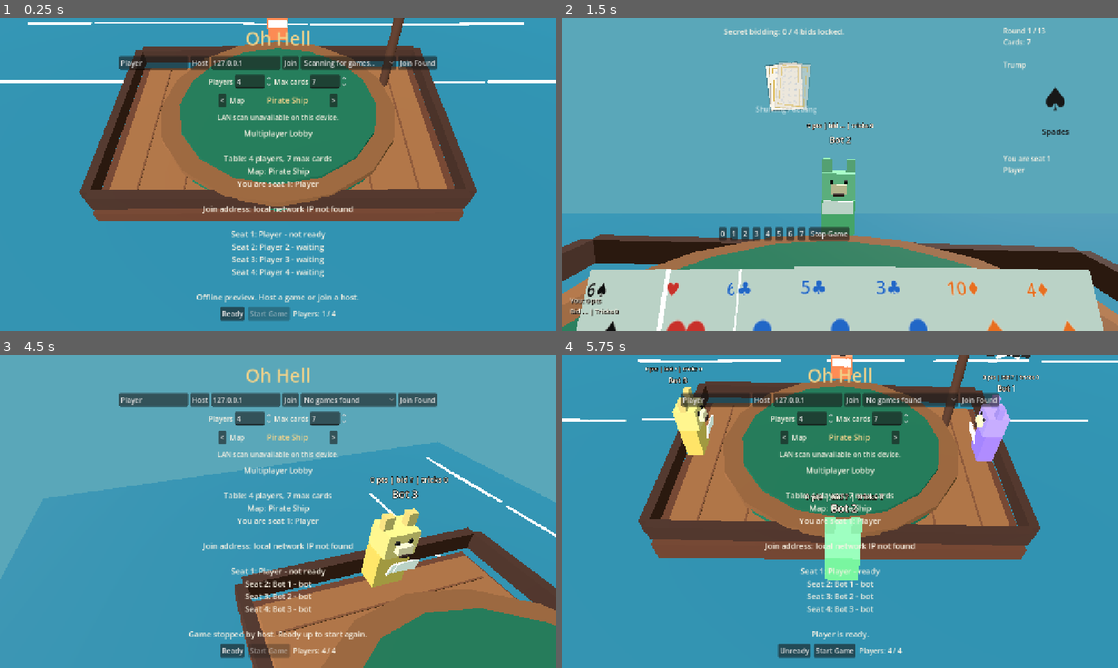
Above: before the commit, frames 1-4 (two rows, left to right).
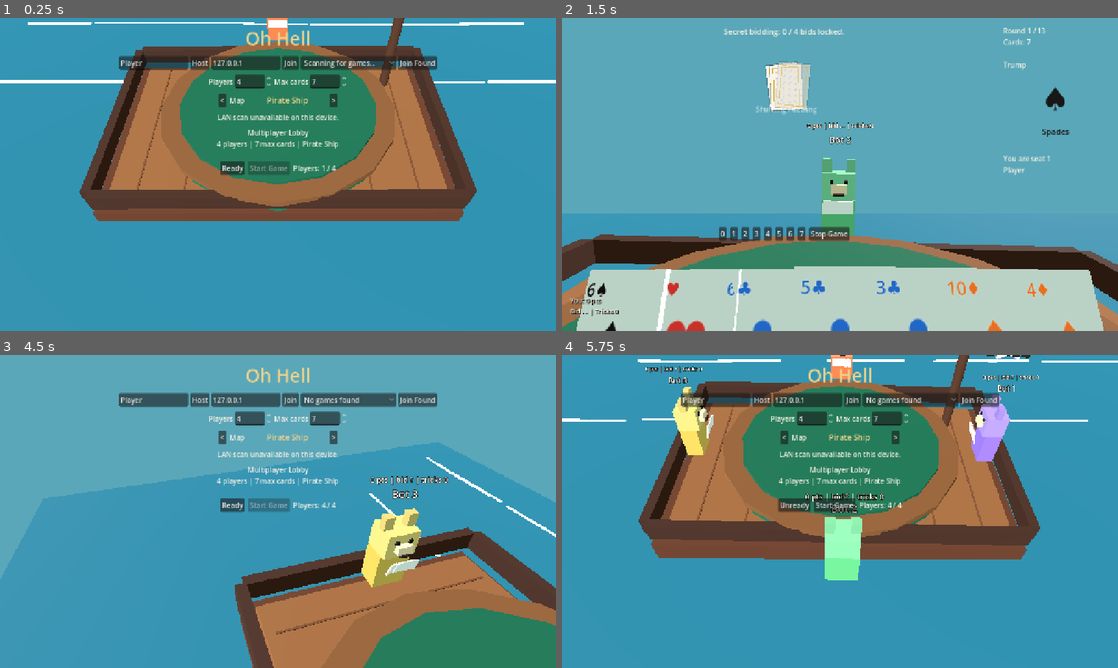
Above: after the commit, the same moments.

Repository: JordanOakFox/oh-hell-godot
Game: Godot game, scene res://scenes/main.tscn
The game is run twice, just before and just after one commit, with the same random seed, the same clock (stepped at 60 frames per second) and the same inputs.
Inputs (mouse positions are in pixels of both pictures, inside the frame that each line leads up to):
- Up to frame 1 (0.25 s): no input
- Up to frame 2 (1.5 s): click "Ready" at 0.5 s; click "Start Game" at 1.25 s
- Up to frame 3 (4.5 s): click "0" at 2 s; tap Enter at 2.75 s; move the mouse to (400, 495) at 2.77 s; tap E at 2.85, 3.6 s; click (400, 495) at 2.92 s; move the mouse to (250, 511) at 3.52 s; click (250, 511) at 3.67 s; click "Stop Game" at 4.25 s
- Up to frame 4 (5.75 s): click "Ready" at 5 s

The runs differ from the first frame. In frame 1, 3.3% of the frame differs, in the area x 35-65%, y 35-97%; in frame 2, less than 0.1%; in frame 3, 3.1%; in frame 4, 3.0%.

Commit message:
Keep lobby actions visible

Diff:
--- a/scripts/main.gd
+++ b/scripts/main.gd
@@ -261,6 +261,7 @@
 	table_label.horizontal_alignment = HORIZONTAL_ALIGNMENT_CENTER
 	table_label.add_theme_font_size_override("font_size", 18)
 	table_label.add_theme_color_override("font_color", Color("#f7f1e3"))
+	table_label.clip_text = true
 	table_label.custom_minimum_size = Vector2(0, 68)
 	center_column.add_child(table_label)
 
@@ -540,6 +541,7 @@
 	if fireworks_overlay:
 		fireworks_overlay.set_celebrating(view_state.get("phase", "") == "game_end")
 	if view_state["phase"] == "connecting":
+		table_label.add_theme_font_size_override("font_size", 18)
 		trick_box.visible = true
 		hand_box.visible = true
 		left_stats_label.visible = false
@@ -561,6 +563,7 @@
 		_render_lobby()
 		return
 	if view_state["phase"] == "game_end":
+		table_label.add_theme_font_size_override("font_size", 18)
 		trick_box.visible = true
 		hand_box.visible = true
 		left_stats_label.visible = false
@@ -572,6 +575,7 @@
 	hand_box.visible = true
 	left_stats_label.visible = true
 	right_info_panel.visible = true
+	table_label.add_theme_font_size_override("font_size", 18)
 	var round_size: int = view_state["sequence"][view_state["round_index"]]
 	right_info_label.text = "Round %d / %d\nCards: %d\n\nTrump" % [
 		view_state["round_index"] + 1,
@@ -643,30 +647,30 @@
 func _render_lobby() -> void:
 	left_stats_label.text = ""
 	right_info_label.text = ""
-	var text := "Multiplayer Lobby\n\n"
-	text += "Table: %d players, %d max cards\n" % [view_state["num_players"], view_state["max_cards"]]
-	text += "Map: %s\n" % MAP_NAMES.get(str(view_state.get("map_id", _selected_map_id())), _selected_map_name())
-	text += "You are seat %d: %s\n\n" % [my_seat + 1, view_state["names"][my_seat]]
+	table_label.add_theme_font_size_override("font_size", 16)
+	var text := "Multiplayer Lobby\n"
+	text += "%d players | %d max cards | %s\n" % [
+		view_state["num_players"],
+		view_state["max_cards"],
+		MAP_NAMES.get(str(view_state.get("map_id", _selected_map_id())), _selected_map_name()),
+	]
+	text += "You are seat %d: %s\n" % [my_seat + 1, view_state["names"][my_seat]]
 	if multiplayer.multiplayer_peer and multiplayer.is_server():
 		var addresses := Net.local_join_addresses()
 		if addresses.is_empty():
-			text += "Join address: local network IP not found\n"
+			text += "Join: local network IP not found\n"
 		else:
-			text += "Join address: %s\n" % ", ".join(addresses)
-		text += "\n"
+			text += "Join: %s\n" % ", ".join(addresses)
+	var seat_parts: Array = []
 	for i in range(view_state["num_players"]):
 		var status := "waiting"
 		if view_state.has("bots") and view_state["bots"][i]:
 			status = "bot"
 		elif view_state["connected"][i]:
 			status = "ready" if view_state["ready"][i] else "not ready"
-		var profile_text := ""
-		if view_state.has("profiles") and i < view_state["profiles"].size():
-			var profile: Dictionary = view_state["profiles"][i]
-			if int(profile.get("games_played", 0)) > 0:
-				profile_text = " (%dW/%dG)" % [int(profile.get("wins", 0)), int(profile.get("games_played", 0))]
-		text += "Seat %d: %s%s - %s\n" % [i + 1, view_state["names"][i], profile_text, status]
-	text += "\n%s" % view_state["message"]
+		seat_parts.append("%d %s: %s" % [i + 1, view_state["names"][i], status])
+	text += "Seats: %s\n" % " | ".join(seat_parts)
+	text += view_state["message"]
 	table_label.text = text
 	_render_trick()
 	_render_actions()
